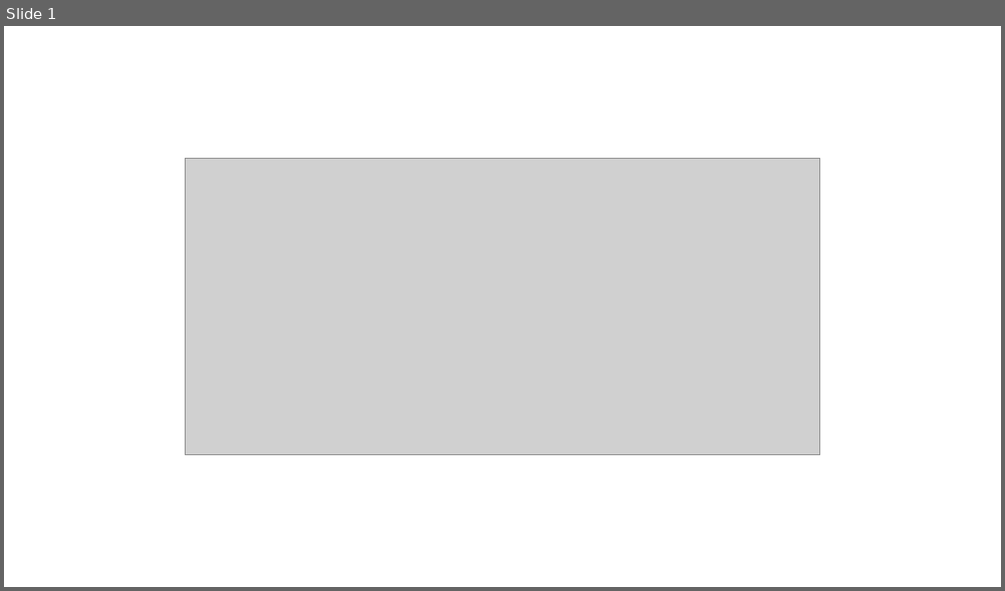
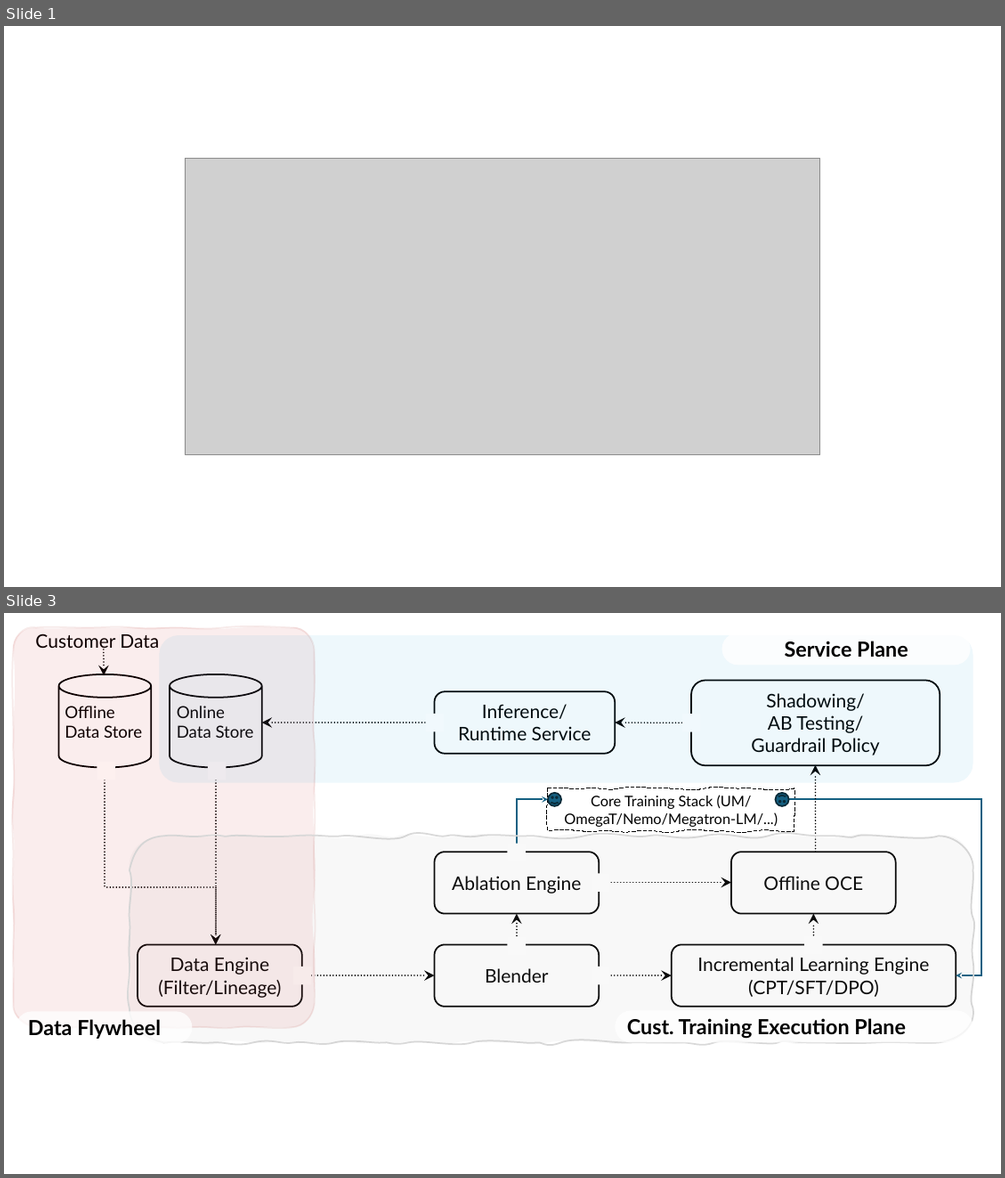
Before and after one commit to zhenkaiii/zhenkaiii.github.io, a slide deck: test.pptx. Shown one above the other, each under a label of ours: slide 1 before the commit, slides 1 and 3 after it; the slides between them are not shown. The pictures are 1005x591 and 1005x1178 pixels, drawn with LibreOffice and Linux fonts; fonts in the diff are those of the drawing; grey boxes stand for pictures. Boxes give left, top, right and bottom in pixels: in the first picture for what was removed or moved away, otherwise in the second. Text is boxed around its words. In the diff, an @@ line names an element or a change of style, - is before the commit and + after.

```diff
--- a/test.pptx
+++ b/test.pptx
@@ slide 3 added at [4,613,1001,1174], background #FFFFFF @@
@@ group added at [35,633,216,944]: 2 texts, 1 cylinder, 1 elbow arrow, 1 arrow @@
+Offline
+Data Store
+Customer Data
@@ group added at [170,674,939,768]: 2 rounded rectangles, 1 cylinder, 1 text @@
+Shadowing/
+AB Testing/
+Guardrail Policy
+Inference/
+Runtime Service
+Online
+Data Store
@@ group added at [216,722,816,976]: 9 arrows @@
@@ group added at [517,788,981,976]: 2 elbow arrows, 2 smiley faces, 1 freeform shape @@
+Core Training Stack (UM/
+OmegaT/Nemo/Megatron-LM/...)
@@ rounded rectangle added at [435,852,599,914], outline #000000 1.5 pt, 18 pt, text #000000 @@
+Ablation Engine
@@ group added at [13,628,973,1044]: 10 rectangles, 4 rounded rectangles, 2 freeform shapes @@
+Service Plane
+Data Flywheel
+Cust. Training Execution Plane
@@ rounded rectangle added at [732,852,896,914], outline #000000 1.5 pt, 18 pt, text #000000 @@
+Offline OCE
@@ rounded rectangle added at [138,944,302,1006], outline #000000 1.5 pt, 18 pt, text #000000 @@
+Data Engine
+(Filter/Lineage)
@@ rounded rectangle added at [435,944,599,1006], outline #000000 1.5 pt, 18 pt, text #000000 @@
+Blender
@@ rounded rectangle added at [672,944,956,1006], outline #000000 1.5 pt, 18 pt, text #000000 @@
+Incremental Learning Engine
+(CPT/SFT/DPO)
```
Also in this commit, not shown: 2 other slides added, 3 other files.
